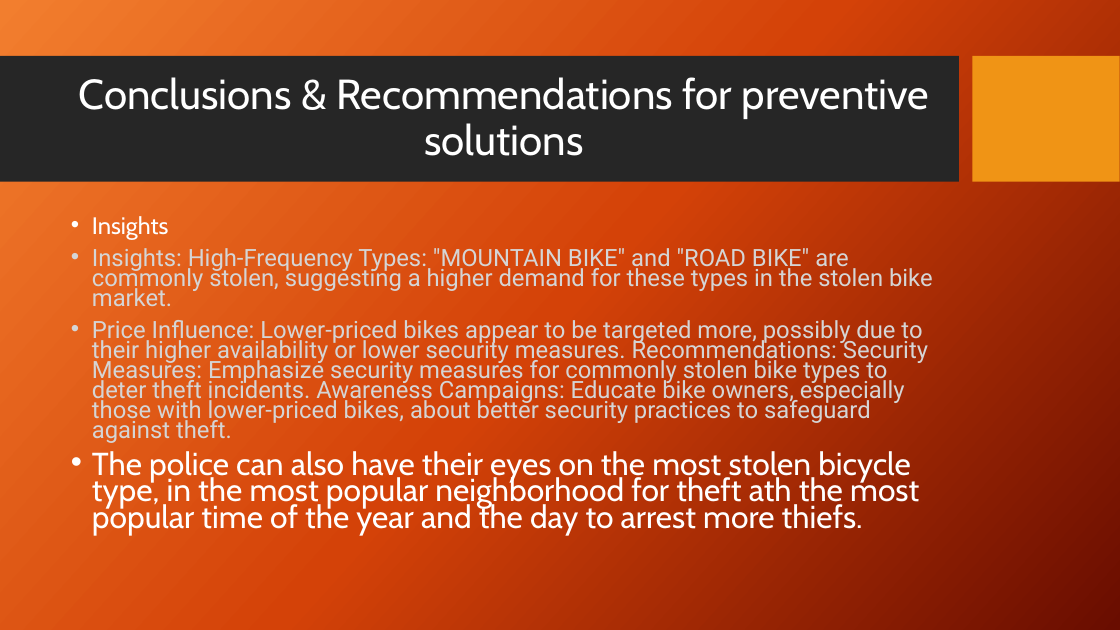
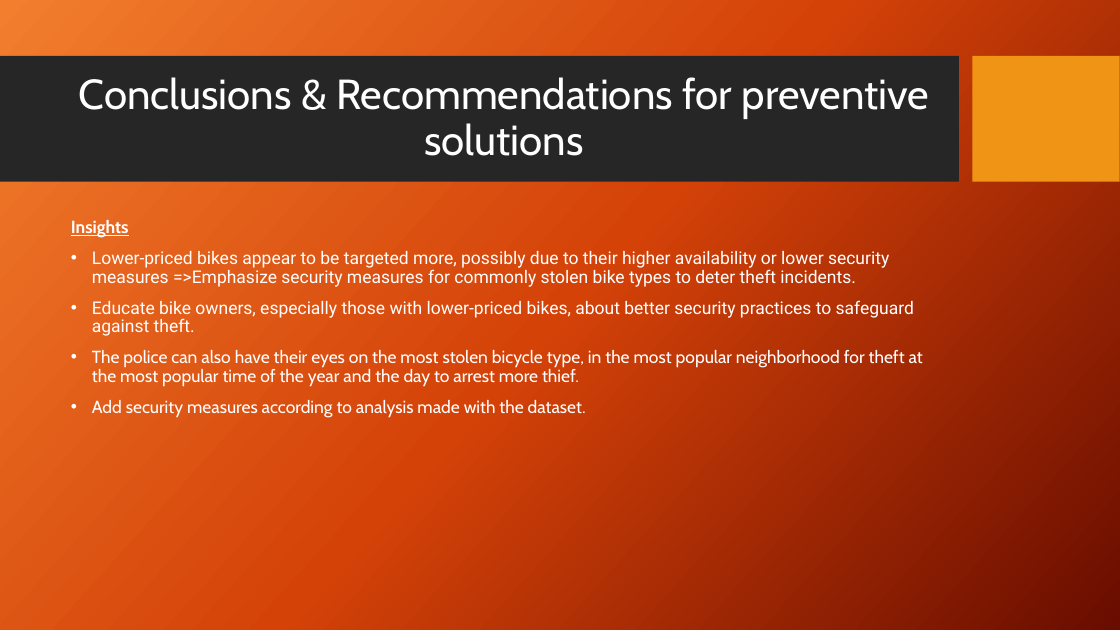
Before and after one commit to anaishrb/DI-Bootcamp-2.0, a slide deck: slide 7 of Week5/Hackaton/Présentation2.pptx. Drawn at 1120x630 pixels with LibreOffice and Linux fonts; fonts in the diff are those of the drawing; background and template pictures are left out. Boxes give left, top, right and bottom in pixels: in the first picture for what was removed or moved away, otherwise in the second. Text is boxed around its words. In the diff, an @@ line names an element or a change of style, - is before the commit and + after.

```diff
--- a/Week5/Hackaton/Présentation2.pptx
+++ b/Week5/Hackaton/Présentation2.pptx
@@ text at [71,220,129,238]: size 20.4 to 15 pt, bold on, underline on in "Insights"; bullet • to none; line spacing 0.7 to 0.9 @@
@@ text at [92,251,923,417]: text changed; size 20.4 to 15 pt; text colour #D5D5D5 to #FFFFFF @@
-• Insights: High-Frequency Types: "MOUNTAIN BIKE" and "ROAD BIKE" are commonly stolen, suggesting a higher demand for these types in the stolen bike market.
-• Price Influence: Lower-priced bikes appear to be targeted more, possibly due to their higher availability or lower security measures. Recommendations: Security Measures: Emphasize security measures for commonly stolen bike types to deter theft incidents. Awareness Campaigns: Educate bike owners, especially those with lower-priced bikes, about better security practices to safeguard against theft.
-• The police can also have their eyes on the most stolen bicycle type, in the most popular neighborhood for theft ath the most popular time of the year and the day to arrest more thiefs.
+• Lower-priced bikes appear to be targeted more, possibly due to their higher availability or lower security measures =>Emphasize security measures for commonly stolen bike types to deter theft incidents.
+• Educate bike owners, especially those with lower-priced bikes, about better security practices to safeguard against theft.
+• The police can also have their eyes on the most stolen bicycle type, in the most popular neighborhood for theft at the most popular time of the year and the day to arrest more thief.
+• Add security measures according to analysis made with the dataset.
```
Also in this commit, not shown: 2 other slides changed, 25 other files.
